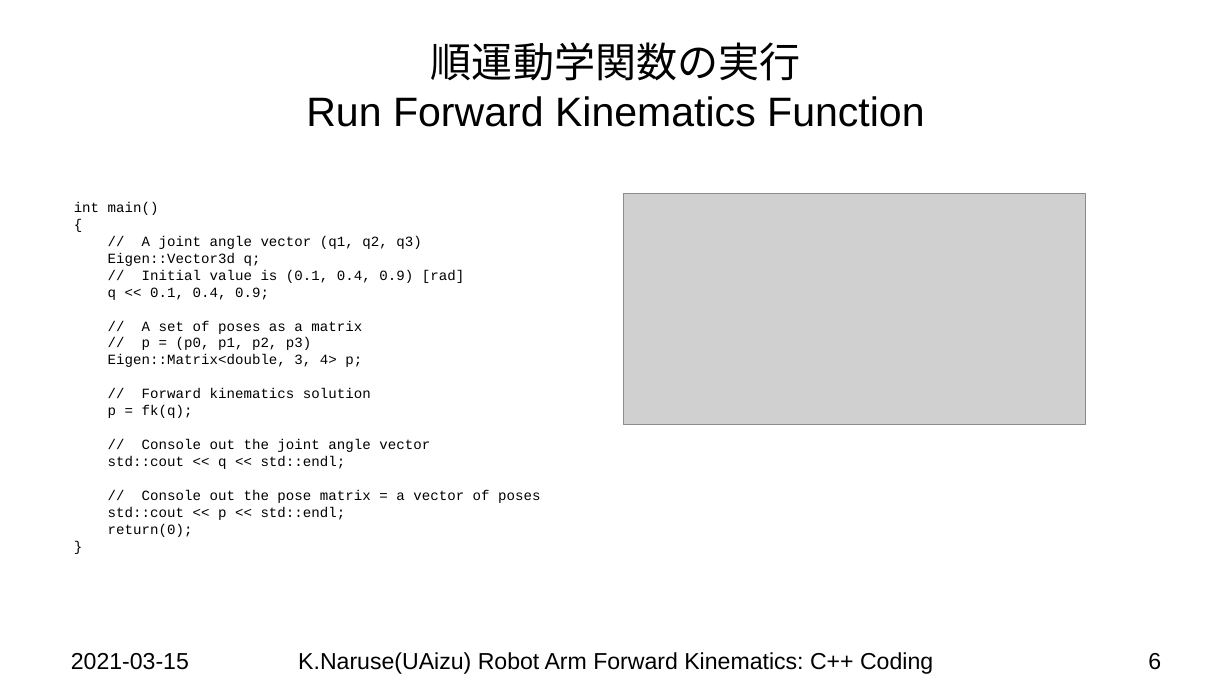
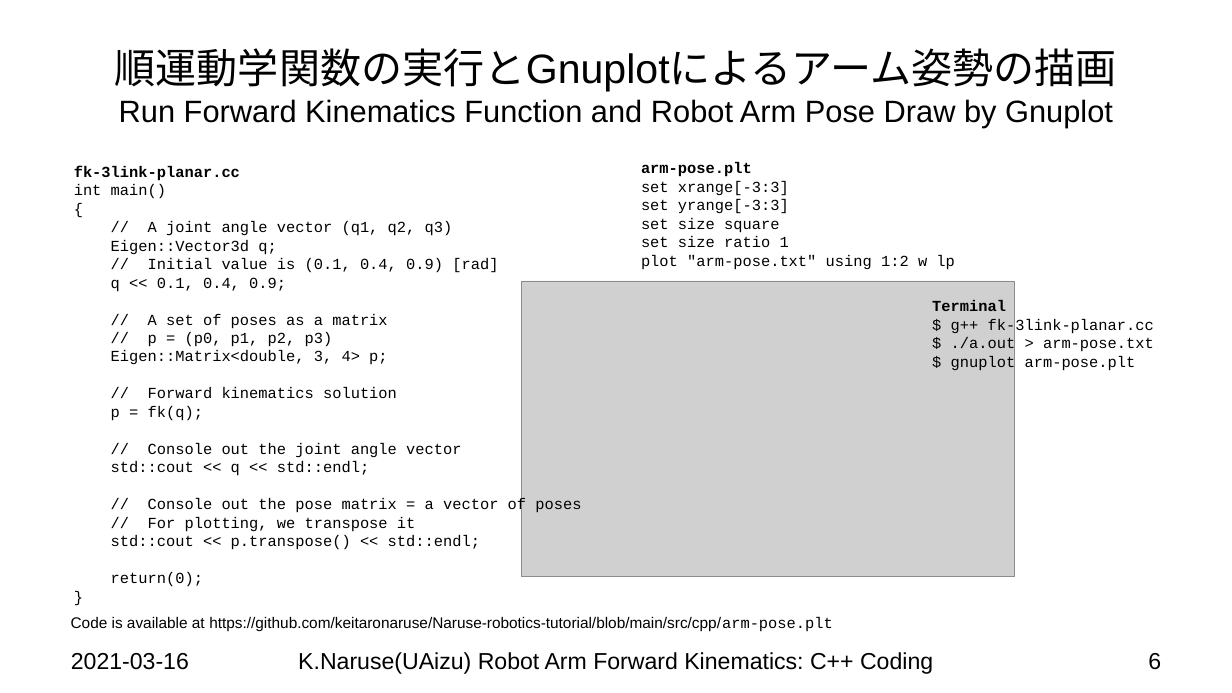
Before and after one commit to keitaronaruse/Naruse-robotics-tutorial, a slide deck: slide 6 of doc/slides/Robot-Arm-Forward-Kinematics-CPP-Code.pptx. Drawn at 1232x693 pixels with LibreOffice and Linux fonts; fonts in the diff are those of the drawing; grey boxes stand for pictures; background and template pictures are left out. Boxes give left, top, right and bottom in pixels: in the first picture for what was removed or moved away, otherwise in the second. Text is boxed around its words. In the diff, an @@ line names an element or a change of style, - is before the commit and + after.

```diff
--- a/doc/slides/Robot-Arm-Forward-Kinematics-CPP-Code.pptx
+++ b/doc/slides/Robot-Arm-Forward-Kinematics-CPP-Code.pptx
@@ title at (115,48,1117,128): text changed; size 32 to 24 pt @@
-順運動学関数の実行
-Run Forward Kinematics Function
+順運動学関数の実行とGnuplotによるアーム姿勢の描画
+Run Forward Kinematics Function and Robot Arm Pose Draw by Gnuplot
@@ text "fk-3link-planar.cc": place and size @@
-text "fk-3link-planar.cc" at (74,202,540,537)
+text "fk-3link-planar.cc" at (74,165,581,587)
@@ text at (74,165,240,181): paragraph added @@
+fk-3link-planar.cc
@@ text added at (641,162,954,270), 12 pt, text #000000 @@
+arm-pose.plt
+set xrange[-3:3]
+set yrange[-3:3]
+set size square
+set size ratio 1
+plot "arm-pose.txt" using 1:2 w lp
@@ text at (74,184,581,587): size 11 to 12 pt in "int main()", "{", "// A joint angle vector (q1, q2, ...", "Eigen::Vector3d q;" and 12 more places @@
@@ picture removed at (624,194,1086,425) @@
@@ picture added at (521,281,1014,577) @@
@@ text added at (932,300,1154,371), 12 pt, text #000000 @@
+Terminal
+$ g++ fk-3link-planar.cc
+$ ./a.out > arm-pose.txt
+$ gnuplot arm-pose.plt
@@ text at (111,517,480,550): text changed; size 11 to 12 pt @@
-std::cout << p << std::endl;
+// For plotting, we transpose it
+std::cout << p.transpose() << std::endl;
@@ text added at (71,617,833,631), 12 pt, text #000000 @@
+Code is available at https://github.com/keitaronaruse/Naruse-robotics-tutorial/blob/main/src/cpp/arm-pose.plt
@@ text at (71,653,189,670): text changed @@
-2021-03-15
+2021-03-16
```
Also in this commit, not shown: 5 other slides changed, 4 other files.
